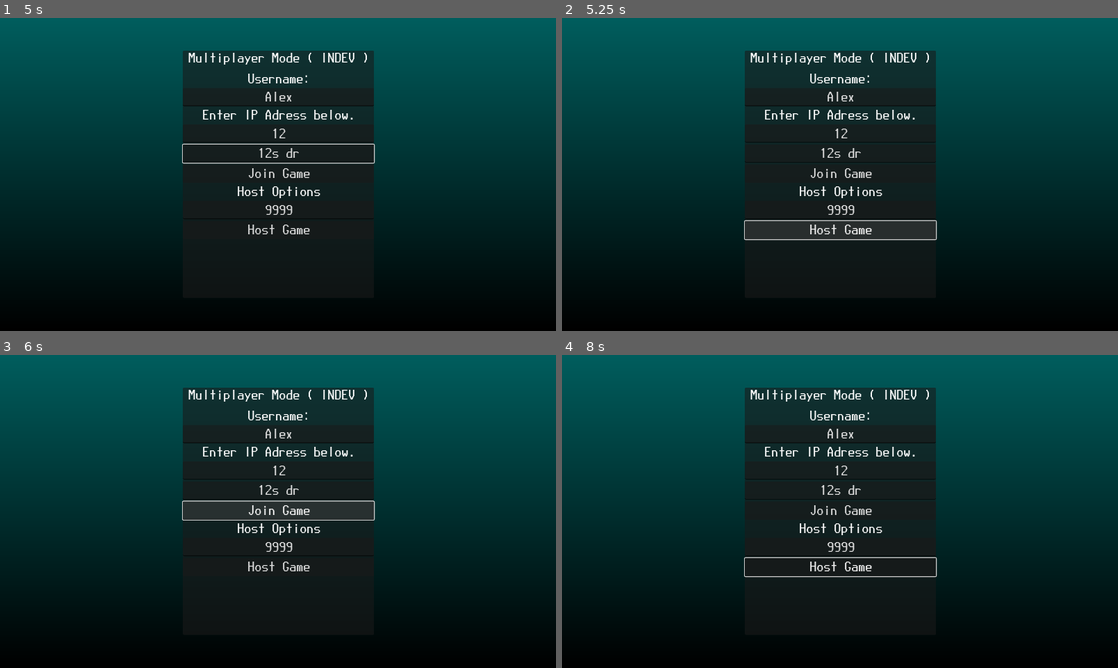
Above: before the commit, frames 1-4 (two rows, left to right).
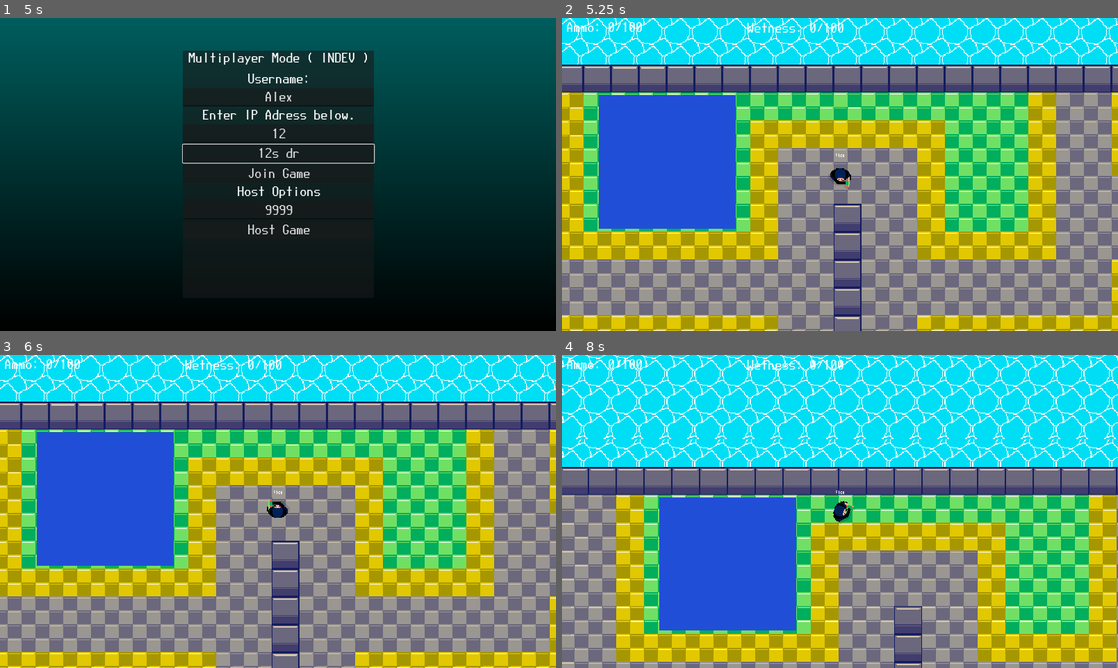
Above: after the commit, the same moments.

Repository: planksman/PreWatergun
Game: Godot game, scene res://Menu.tscn
Two runs of this game, one before a commit and one after it. Both use one fixed random seed, a clock stepped at 60 frames per second and the inputs below.
Inputs (mouse positions are in pixels of both pictures, inside the frame that each line leads up to):
- Up to frame 1 (5 s): tap Enter at 0.5 s; move the mouse to (400, 158) at 0.52 s; hold D (right) 0.53-1.25 s; hold R (Refill) 0.53-1.25 s; click "Settings" at 1.25 s; click "Play Online Test" at 2 s; click (278, 96) at 2.77 s; type "Alex" at 2.85 s; click (278, 133) at 3 s; type "12" at 3.08 s; click (278, 152) at 3.23 s; type "12" at 3.32 s; move the mouse to (166, 190) at 3.52 s; hold S (down) 3.53-4.28 s; click (166, 190) at 3.6 s; tap Space at 4.25 s; move the mouse to (333, 105) at 4.27 s; hold D (right) from 4.28 s (still down); hold R (Refill) from 4.28 s (still down)
- Up to frame 2 (5.25 s): release D (right) at 5 s; release R (Refill) at 5 s; click "Host Game" at 5 s
- Up to frame 3 (6 s): click (278, 511) at 5.75 s, where only the run before the commit has a clickable "Join Game"
- Up to frame 4 (8 s): move the mouse to (812, 574) at 6.52 s; hold W (up) 6.53-7.28 s; click (812, 574) at 6.6 s; move the mouse to (1006, 558) at 7.27 s; hold A (left) from 7.28 s (still down); hold R (Refill) from 7.28 s (still down)

Frame 1 is identical in both runs. In frame 2, 100% of the frame differs, in the area x 0-100%, y 0-100%; in frame 3, 100%; in frame 4, 100%.
Error before the commit: Parse Error: Identifier "UsernameStuff" not declared in the current scope. (res://scripts/ToMain.gd:43)

Commit message:
More stuff

Diff:
--- a/project.godot
+++ b/project.godot
@@ -42,6 +42,7 @@
 [autoload]
 
 SceneManager="*res://scenes/Prefabs/SceneManager.tscn"
+UsernameStuff="*res://scenes/UsernameStuff.tscn"
 
 [display]
 
--- /dev/null
+++ b/scenes/UsernameStuff.tscn
@@ -0,0 +1,6 @@
+[gd_scene load_steps=2 format=3 uid="uid://24vmckhkhyed"]
+
+[ext_resource type="Script" path="res://scripts/UsernameStuff.gd" id="1_4on7e"]
+
+[node name="UsernameStuff" type="Node"]
+script = ExtResource("1_4on7e")
Not shown, changed: export_presets.cfg
